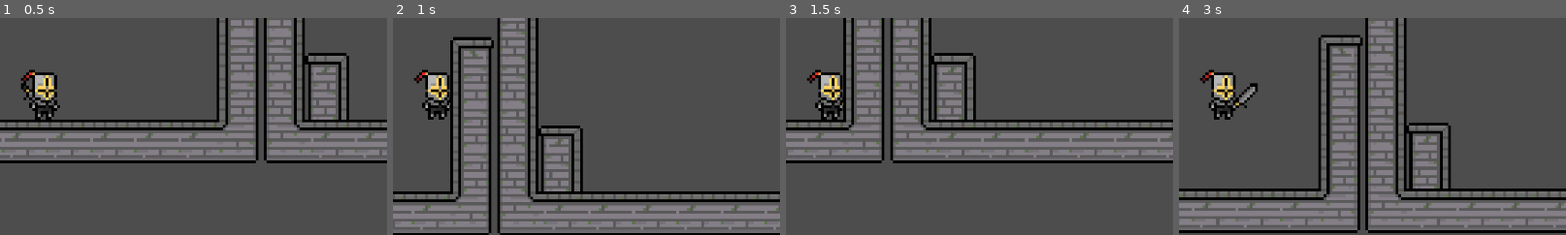
Above: before the commit, frames 1-4 (left to right).
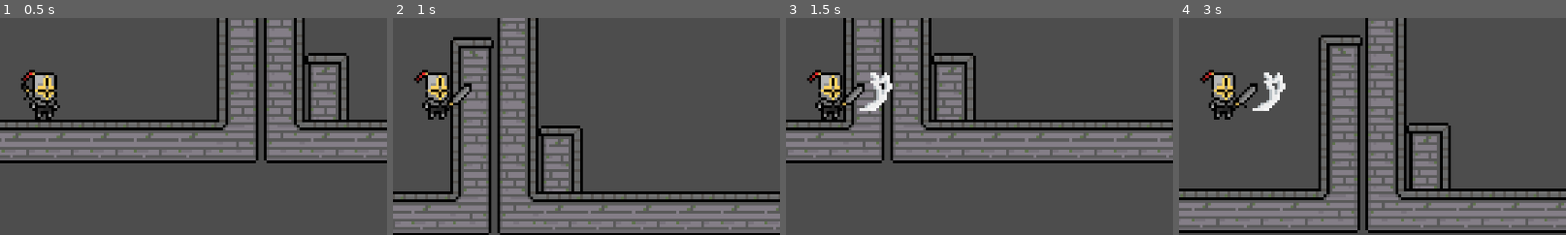
Above: after the commit, the same moments.

Repository: Schweem/CycleTwo
Game: Godot game, scene res://scenes/world_test.tscn
The game is run twice, just before and just after one commit, with the same random seed, the same clock (stepped at 60 frames per second) and the same inputs. The engine's default icon, where the game draws it, is replaced by a stand-in: a white triangle on a blue panel in a dark square.
Inputs (mouse positions are % of the whole screen's width and height, from its top left):
- Up to frame 1 (0.5 s): no input
- Up to frame 2 (1 s): tap Enter at 0.5 s; move the mouse to (72, 45) at 0.52 s; hold Right (right) from 0.53 s (still down); tap X (draw) at 0.6 s; tap Space (jump) at 0.77 s; click (72, 45) at 0.8 s
- Up to frame 3 (1.5 s): keep holding Right (right); move the mouse to (30, 55) at 1.27 s; click (30, 55) at 1.35 s
- Up to frame 4 (3 s): tap Space (jump) at 1.52, 2.75 s; tap X (draw) at 1.55, 2.1 s; move the mouse to (60, 28) at 2.02 s; release Right (right) at 2.03 s; hold Left (left) 2.03-2.78 s; click (60, 28) at 2.3 s; move the mouse to (45, 70) at 2.77 s; hold Right (right) from 2.78 s (still down); click (45, 70) at 2.85 s
The pictures show only the part of the screen within x 44-94%, y 50-100%; the shares and areas given below are measured in that part.

Frame 1 is identical in both runs. In frame 2, 0.2% of the frame differs, in the area x 13-21%, y 29-42%; in frame 3, 0.9%, in the area x 13-28%, y 25-43%; in frame 4, 0.7%.

Commit message:
Basic melee

Diff:
--- a/prefabs/player_character.tscn
+++ b/prefabs/player_character.tscn
@@ -1,9 +1,8 @@
-[gd_scene load_steps=6 format=3 uid="uid://btppsxypre06b"]
+[gd_scene load_steps=5 format=3 uid="uid://btppsxypre06b"]
 
 [ext_resource type="Script" uid="uid://dl6bfkun3w4gq" path="res://scripts/player_controller.gd" id="1_6r27q"]
 [ext_resource type="Texture2D" uid="uid://dmtockdfhi14o" path="res://assets/sprites/testPlayer.png" id="2_js7ph"]
-[ext_resource type="Texture2D" uid="uid://bcyuy316l8lt4" path="res://assets/sprites/swordTest.png" id="3_tpdek"]
-[ext_resource type="Script" uid="uid://brp5gwx16iub0" path="res://scripts/sword_controller.gd" id="4_ghbl2"]
+[ext_resource type="PackedScene" uid="uid://ba67nxdfhgmj1" path="res://prefabs/sword.tscn" id="3_tpdek"]
 
 [sub_resource type="RectangleShape2D" id="RectangleShape2D_puv4i"]
 size = Vector2(10, 17)
@@ -23,10 +22,7 @@
 texture_filter = 1
 texture = ExtResource("2_js7ph")
 
-[node name="SwordTest" type="Sprite2D" parent="Sprite2D"]
-z_index = -1
-texture_filter = 1
+[node name="SwordTest" parent="Sprite2D" instance=ExtResource("3_tpdek")]
 position = Vector2(-4, -1)
-rotation = 1.5708
-texture = ExtResource("3_tpdek")
-script = ExtResource("4_ghbl2")
+
+[connection signal="flipped" from="." to="Sprite2D/SwordTest" method="_character_flipped"]
--- /dev/null
+++ b/prefabs/sword.tscn
@@ -0,0 +1,29 @@
+[gd_scene load_steps=6 format=3 uid="uid://ba67nxdfhgmj1"]
+
+[ext_resource type="Texture2D" uid="uid://bcyuy316l8lt4" path="res://assets/sprites/swordTest.png" id="1_l7m7y"]
+[ext_resource type="Script" uid="uid://brp5gwx16iub0" path="res://scripts/sword_controller.gd" id="2_qu5qp"]
+[ext_resource type="Texture2D" uid="uid://dslynlba3ce5n" path="res://assets/sprites/slash.png" id="3_npbw0"]
+[ext_resource type="Script" uid="uid://tm62jyktlwo7" path="res://scripts/sword_slash.gd" id="4_qu5qp"]
+
+[sub_resource type="RectangleShape2D" id="RectangleShape2D_l7m7y"]
+size = Vector2(7, 13)
+
+[node name="SwordTest" type="Sprite2D"]
+z_index = -1
+texture_filter = 1
+rotation = 1.5708
+texture = ExtResource("1_l7m7y")
+script = ExtResource("2_qu5qp")
+
+[node name="Slash" type="Sprite2D" parent="."]
+visible = false
+position = Vector2(0.999931, -19)
+rotation = -1.5708
+texture = ExtResource("3_npbw0")
+script = ExtResource("4_qu5qp")
+
+[node name="StaticBody2D" type="StaticBody2D" parent="Slash"]
+
+[node name="CollisionShape2D" type="CollisionShape2D" parent="Slash/StaticBody2D"]
+position = Vector2(3.5, -1.5)
+shape = SubResource("RectangleShape2D_l7m7y")
--- a/project.godot
+++ b/project.godot
@@ -21,21 +21,25 @@
 left={
 "deadzone": 0.2,
 "events": [Object(InputEventKey,"resource_local_to_scene":false,"resource_name":"","device":-1,"window_id":0,"alt_press …(195 unchanged characters)…
+, Object(InputEventKey,"resource_local_to_scene":false,"resource_name":"","device":-1,"window_id":0,"alt_pressed":false,"shift_pressed":false,"ctrl_pressed":false,"meta_pressed":false,"pressed":false,"keycode":0,"physical_keycode":65,"key_label":0,"unicode":97,"location":0,"echo":false,"script":null)
 ]
 }
 right={
 "deadzone": 0.2,
 "events": [Object(InputEventKey,"resource_local_to_scene":false,"resource_name":"","device":-1,"window_id":0,"alt_press …(195 unchanged characters)…
+, Object(InputEventKey,"resource_local_to_scene":false,"resource_name":"","device":-1,"window_id":0,"alt_pressed":false,"shift_pressed":false,"ctrl_pressed":false,"meta_pressed":false,"pressed":false,"keycode":0,"physical_keycode":68,"key_label":0,"unicode":100,"location":0,"echo":false,"script":null)
 ]
 }
 up={
 "deadzone": 0.2,
 "events": [Object(InputEventKey,"resource_local_to_scene":false,"resource_name":"","device":-1,"window_id":0,"alt_press …(195 unchanged characters)…
+, Object(InputEventKey,"resource_local_to_scene":false,"resource_name":"","device":-1,"window_id":0,"alt_pressed":false,"shift_pressed":false,"ctrl_pressed":false,"meta_pressed":false,"pressed":false,"keycode":0,"physical_keycode":87,"key_label":0,"unicode":119,"location":0,"echo":false,"script":null)
 ]
 }
 down={
 "deadzone": 0.2,
 "events": [Object(InputEventKey,"resource_local_to_scene":false,"resource_name":"","device":-1,"window_id":0,"alt_press …(195 unchanged characters)…
+, Object(InputEventKey,"resource_local_to_scene":false,"resource_name":"","device":-1,"window_id":0,"alt_pressed":false,"shift_pressed":false,"ctrl_pressed":false,"meta_pressed":false,"pressed":false,"keycode":0,"physical_keycode":83,"key_label":0,"unicode":115,"location":0,"echo":false,"script":null)
 ]
 }
 jump={
@@ -48,3 +52,8 @@
 "events": [Object(InputEventKey,"resource_local_to_scene":false,"resource_name":"","device":-1,"window_id":0,"alt_press …(192 unchanged characters)…
 ]
 }
+attack={
+"deadzone": 0.2,
+"events": [Object(InputEventMouseButton,"resource_local_to_scene":false,"resource_name":"","device":-1,"window_id":0,"alt_pressed":false,"shift_pressed":false,"ctrl_pressed":false,"meta_pressed":false,"button_mask":0,"position":Vector2(0, 0),"global_position":Vector2(0, 0),"factor":1.0,"button_index":1,"canceled":false,"pressed":false,"double_click":false,"script":null)
+]
+}
--- a/scripts/player_controller.gd
+++ b/scripts/player_controller.gd
@@ -1,4 +1,6 @@
 extends CharacterBody2D
+
+signal flipped(flag : bool)
 
 # constants
 const BASE_SPEED : float = 200.0
@@ -23,12 +25,10 @@
 	if !is_on_floor():
 		if coyote_time > 0:
 			coyote_time -= 0.1
-			print(coyote_time)
 		velocity.y += gravity * delta
 	else:
 		if coyote_time < 1.0:
 			coyote_time += 0.1
-			print(coyote_time)
 
 	# Input controller handler
 	handle_inputs()
@@ -56,11 +56,13 @@
 	var dir = Input.get_axis("left", "right")
 	if dir < 0:
 		baseSprite.flip_h = true
+		flipped.emit(true)
 
 		sword.flip_v = true
 		sword.position.x = abs(swordPosition)
 	elif dir > 0:
 		baseSprite.flip_h = false
+		flipped.emit(false)
 
 		sword.flip_v = false
 		sword.position.x = swordPosition
--- a/scripts/sword_controller.gd
+++ b/scripts/sword_controller.gd
@@ -1,22 +1,59 @@
 extends Sprite2D
 
 # we will use this to refer to the origin
-@export var swordPosition : float = position.x
-@onready var originOffset : Vector2 = offset
+@export var swordPosition: float = position.x
+@onready var originOffset: Vector2 = offset
+
+@onready var baseLoc : Vector2 = position
+@onready var offLoc : Vector2 = abs(position)
+
+# attack stuff
+@onready var slashObject = $Slash
 
 # these will be cleaned up and improved later
-var attack_offset : Vector2 = Vector2(4.0, -11.0)
-var sheathed : bool = true
+var attackOffset: Vector2 = Vector2(4.0, -11.0)
+var sheathed: bool = true
 
 func _ready() -> void:
-    swordPosition = position.x
+	swordPosition = position.x
+	print(baseLoc, offLoc)
+
+func _process(_delta: float) -> void:
+	if Input.is_action_just_pressed("attack"):
+		attack()
 
 func drawSword() -> void:
-    if sheathed == true:
-        flip_h = true
-        offset = attack_offset
-        sheathed = false
-    else:
-        flip_h = false
-        offset = originOffset
-        sheathed = true
+	if sheathed == true:
+		z_index = 3
+		flip_h = true
+		offset = attackOffset
+		sheathed = false
+	# TODO : make this better (handle conditions more eleganelty)
+	else:
+		z_index = -1
+		offset = Vector2(0, 0)
+		flip_h = false
+		sheathed = true
+
+func attack() -> void:
+	if sheathed == false:
+		slashObject.activate()
+
+#TODO : PLEASE get rid of magic numbers
+func _character_flipped(flag: bool) -> void:
+	# true == flipped, false == not flipped
+	if (flag == true) and (sheathed == false):
+		offset = abs(attackOffset)
+		slashObject.flip_h = true
+		slashObject.offset.x = -40
+		# -42 for collider for slash
+		slashObject.collider.position.x = -42
+
+	else:
+		if sheathed == false:
+			slashObject.flip_h = false
+			offset = attackOffset
+			slashObject.offset.x = 0
+			slashObject.collider.position.x = 0
+		else:
+			offset = Vector2(0,0)
--- /dev/null
+++ b/scripts/sword_slash.gd
@@ -0,0 +1,18 @@
+extends Node2D
+
+var active : bool
+var rootPosition : Vector2 = position
+
+@onready var collider : CollisionShape2D = $StaticBody2D/CollisionShape2D
+
+func _ready() -> void:
+    active = false
+
+func activate() -> void:
+    active = !active
+    if active == false:
+        visible = true
+        await get_tree().create_timer(0.3).timeout
+        visible = false
+    else:
+        visible = false
Binary file added: assets/sprites/slash.png
Not shown, added: assets/sprites/slash.png.import
Not shown, added: prefabs/sword_slash.gd.uid
Not shown, added: scripts/sword_slash.gd.uid
